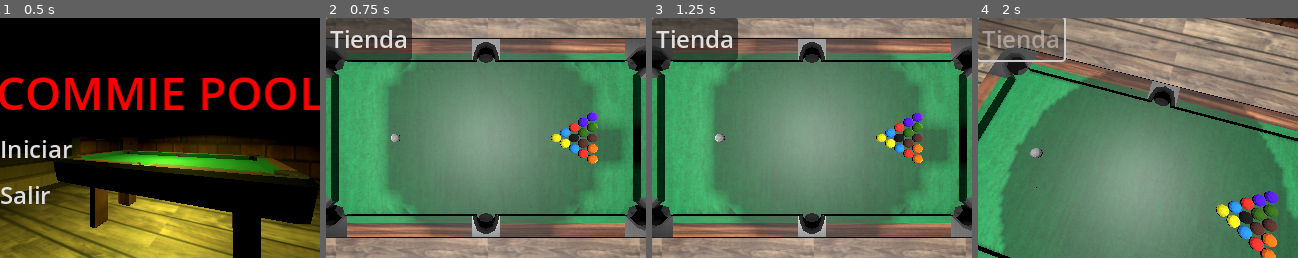
Above: before the commit, frames 1-4 (left to right).
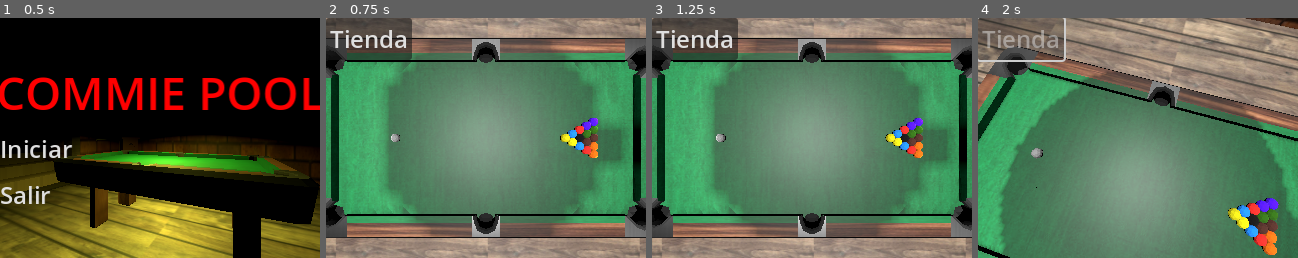
Above: after the commit, the same moments.

Repository: Corcho4433/commiepool-sourcecode
Game: Godot game, scene res://escenes/mainmenu.tscn
Same seed, same stepped clock (60 frames per second), same inputs: the game is played once before the commit and once after it.
Inputs:
- Up to frame 1 (0.5 s): no input
- Up to frame 2 (0.75 s): click "Iniciar" at 0.5 s
- Up to frame 3 (1.25 s): no input
- Up to frame 4 (2 s): click "Tienda" at 1.25 s

Frame 1 is identical in both runs. In frame 2, 1.4% of the frame differs, in the area x 70-85%, y 39-61%; in frame 3, 1.4%; in frame 4, 2.5%, in the area x 16-95%, y 54-100%.

Commit message:
pequeñois cambios

Diff:
--- a/escenes/GameEscene.tscn
+++ b/escenes/GameEscene.tscn
@@ -101,6 +101,7 @@
 
 [node name="CueMesh" type="MeshInstance3D" parent="CueComponent"]
 transform = Transform3D(-4.37114e-08, -1, 0, -4.37114e-08, 1.91069e-15, -1, 1, -4.37114e-08, -4.37114e-08, 0, 0, 0)
+visible = false
 mesh = SubResource("CylinderMesh_eik7x")
 
 [node name="Tienda" type="Button" parent="."]
--- a/escenes/objects/ball.tscn
+++ b/escenes/objects/ball.tscn
@@ -18,7 +18,7 @@
 }]
 
 [sub_resource type="SphereShape3D" id="SphereShape3D_4ndp0"]
-radius = 0.037657
+radius = 0.03
 
 [node name="pelota" type="RigidBody3D" groups=["allBalls"]]
 collision_layer = 3
--- a/escenes/objects/pool_table.tscn
+++ b/escenes/objects/pool_table.tscn
@@ -37,7 +37,7 @@
 shape = SubResource("BoxShape3D_rt8lb")
 
 [node name="Walls" type="StaticBody3D" parent="."]
-collision_layer = 0
+transform = Transform3D(1, 0, 0, 0, 1, 0, 0, 0, 1, 0.0380349, 0, 0)
 collision_mask = 3
 physics_material_override = SubResource("PhysicsMaterial_pokv6")
 
--- a/scripts/CueComponent.gd
+++ b/scripts/CueComponent.gd
@@ -21,7 +21,6 @@
 
 var ballPosition : Vector3
 var mousePosition : Vector3
-var posDifference : Vector3
 
 
 var appliedForce : Vector3
@@ -40,20 +39,21 @@
 	cueMesh.visible = isCueStickUsed
 
 	if isCueStickActive == false or isCueStickUsed == false: return
+
 	mousePosition = cameraNode.project_position(get_viewport().get_mouse_position(),1)
 	ballPosition = cueBall.position
-	getStrokePower(ballPosition,mousePosition)
+	appliedForce = getStrokePower(ballPosition,mousePosition)
 	displayCueStick()
-	displayChargeText()
+	displayChargeBar()
 
 	if Input.is_action_just_released("LeftClick"):
 		isCueStickUsed = false
 		chargeBar.visible = false
-		applyStrokePower()
-	pass
+		applyStrokePower(appliedForce, Vector3.ZERO)
 
-func applyStrokePower():
-	cueBall.apply_force(appliedForce, Vector3.ZERO)
+
+func applyStrokePower(force : Vector3, spin : Vector3):
+	cueBall.apply_force(force, spin)
 
 
 func displayCueStick():
@@ -63,39 +63,30 @@
 	cueMesh.rotation = cueRotation
 	cueMesh.position = cuePosition
 
-func displayChargeText():
-	var tags : String
+func displayChargeBar():
+	var chargeBarPosition = ballPosition - (direction * distance)
+	var minDistance = direction * -0.15
 	chargeBarPercentage = int((distance / MAX_DISTANCE) * 100)
 	chargeBar.visible = true
-	chargeBar.position = abs(Vector2(get_viewport().get_mouse_position())) * 1.03
+	chargeBar.position = cameraNode.unproject_position(chargeBarPosition + minDistance)
+
 	if oldChargeBarPercentage != chargeBarPercentage:
+		 #si en el frame no cambio la potencia no actualizar
 		oldChargeBarPercentage = chargeBarPercentage
-	else:
-		return
-	if chargeBarPercentage >= 0 and chargeBarPercentage < 20:
-		tags = "[color=aqua][wave]"
-	elif chargeBarPercentage >= 20 and chargeBarPercentage < 40:
-		tags = "[color=green][wave]"
-	elif chargeBarPercentage >= 40 and chargeBarPercentage < 60:
-		tags = "[color=yellow][wave]"
-	elif chargeBarPercentage >= 60 and chargeBarPercentage < 90:
-		tags = "[color=red][shake]"
-	elif chargeBarPercentage >= 90:
-		tags = "[shake][rainbow]"
-	chargeBar.parse_bbcode("[center]" + tags)
-	chargeBar.add_text(str(chargeBarPercentage) + "%")
-	chargeBar.pop_all()
+		setChargeBarText(chargeBarPercentage)
 
 
-func getStrokePower(ballPos: Vector3, mousePos: Vector3):
-	var forceVariation = randf_range(MIN_FORCE_VARIATION,MAX_FORCE_VARIATION)
-	posDifference = ballPos - mousePos
+
+
+func getStrokePower(ballPos: Vector3, shotPos: Vector3):
+	var forceVariation : float = randf_range(MIN_FORCE_VARIATION,MAX_FORCE_VARIATION)
+	var posDifference : Vector3  = ballPos - shotPos
 	posDifference[1] = 0
 	distance = posDifference.length()
 	direction = posDifference.normalized()
 	if distance >= MAX_DISTANCE: distance = MAX_DISTANCE
-	appliedForce = direction * (FORCE_MULTIPLIER * distance) * forceVariation
-	return appliedForce
+	return direction * (FORCE_MULTIPLIER * distance) * forceVariation
+
 
 
 
@@ -103,3 +94,23 @@
 	if Input.is_action_pressed("LeftClick") == false or isCueStickActive == false: return
 	isCueStickUsed = true
 	pass # Replace with function body.
+
+
+
+
+
+func setChargeBarText(percentage: int):
+	var tags : String
+	if percentage >= 0 and percentage < 20:
+		tags = "[color=aqua][wave]"
+	elif percentage >= 20 and percentage < 40:
+		tags = "[color=green][wave]"
+	elif percentage >= 40 and percentage < 60:
+		tags = "[color=yellow][wave]"
+	elif percentage >= 60 and percentage < 90:
+		tags = "[color=red][shake]"
+	elif percentage >= 90:
+		tags = "[shake][rainbow]"
+	chargeBar.parse_bbcode("[center]" + tags)
+	chargeBar.add_text(str(percentage) + "%")
+	chargeBar.pop_all()
--- a/scripts/TableComponent.gd
+++ b/scripts/TableComponent.gd
@@ -15,7 +15,7 @@
 		for row in range(rows):
 			var b = BallsScene.instantiate()
 			var new_position = Vector3(ofsetX + (row*dia) + (col * dia / 2), 0 , ofsetZ + (col*dia))
-			var newBallObject = BallsObject.new()
+			var newBallObject = BallObject.new()
 			add_child(b)
 			b.add_child(newBallObject)
 			newBallObject.create_ball(1, TableBallsArray.GetStartingArray()[index], "nashe", index)
--- a/scripts/ballArrays.gd
+++ b/scripts/ballArrays.gd
@@ -12,15 +12,15 @@
 
 func GenerateBalls():
 	var rows : int = 6
-	var dia = 0.05
-	var ofsetX = -0.1
-	var ofsetZ = -0.65
+	var dia = 0.03
+	var ofsetX = -0.06 #dos veces el diamentro
+	var ofsetZ = -0.65 #nashe
 	var index = 0
 	for col in range(5):
 		rows -= 1
 		for row in range(rows):
 			var new_position = Vector3(ofsetX + (row*dia) + (col * dia / 2), -0.105 , ofsetZ + (col*dia))
-			var newBallObject = BallsObject.new()
+			var newBallObject = BallObject.new()
 			var ballName = StartingArray[index]
 			var ballTexture = "res://resources/materiales/" + ballName + ".tres"
 			add_child(newBallObject)
@@ -31,31 +31,34 @@
 			index += 1
 
 func SpawnBalls():
-	for ball : BallsObject in CurrentArray:
+	for ball : BallObject in CurrentArray:
 		if ball.spawned == false:
 			ball.spawnBall()
 
 
 func DeleteBalls():
-	for ball : BallsObject in CurrentArray:
+	for ball : BallObject in CurrentArray:
+		CurrentArray = []
 		if ball.spawned == true:
 			ball.deleteBall()
-	CurrentArray = []
 
-func ChangeBall(index:int, newBallName : String = "Ball1" , newBallMass : float = 1, _newBallTexture : String = "dea"):
-	var ball : BallsObject = CurrentArray[index]
+
+func ChangeBall(index:int, newBallName : String = "Ball1" , newBallMass : float = 1):
+	var ball : BallObject = CurrentArray[index]
+	var newTexture = load("res://resources/materiales/"+newBallName+".tres")
 	ball.setBallName(newBallName)
 	ball.setBallMass(newBallMass)
-	ball.setBallTexture(load("res://resources/materiales/"+newBallName+".tres"))
+	ball.setBallTexture(newTexture)
+	ball.applyBallTexture()
 	pass
 
 func VisibilityTogle(visibility : bool):
-	for ball : BallsObject in CurrentArray:
+	for ball : BallObject in CurrentArray:
 		if ball.spawned == true:
 			ball.get_node("pelota").visible = visibility
 
 
-func DeleteBall(ball : BallsObject):
+func DeleteBall(ball : BallObject):
 	var pos = CurrentArray.find(ball)
 	ball.deleteBall()
 	CurrentArray.pop_at(pos)
--- a/scripts/ballObject.gd
+++ b/scripts/ballObject.gd
@@ -1,5 +1,5 @@
 extends Node
-class_name BallsObject
+class_name BallObject
 
 var ballScene : PackedScene = load("res://escenes/objects/ball.tscn")
 var ballName : String
@@ -20,8 +20,8 @@
 func setBallTexture(newBallTexture : Material):
 	ballTexture = newBallTexture
 
-func applyBallTexture(mesh):
-	mesh.set_surface_override_material(0,ballTexture)
+func applyBallTexture():
+	ballMesh.set_surface_override_material(0,ballTexture)
 
 
 func setBallPosition(newBallPosition : Vector3):
@@ -40,15 +40,13 @@
 	ballMesh =  ball.get_node("MeshInstance3D")
 	ballRigidBody = ball
 	spawned = true
-	applyBallTexture(ballMesh)
 	add_child(ball)
+	applyBallTexture()
 	ball.position = ballPosition
 
 
 func deleteBall():
-	spawned = false
-	get_node("pelota").free()
-	pass
+	queue_free()
 
 func setVisibilityBall(newVisibility : bool):
 	if !spawned: return
--- a/scripts/mains.gd
+++ b/scripts/mains.gd
@@ -36,7 +36,7 @@
 	if Input.is_action_just_pressed("ChangeBall"):
 		var longitud = ball_array.CurrentArray.size() - 1
 		for i in longitud:
-			ball_array.ChangeBall(randi_range(1,longitud), "Ball" + str(randi_range(1,15)))
+			ball_array.ChangeBall(randi_range(1,longitud) , "Ball" + str(randi_range(1,15)))
 
 	if Input.is_action_just_pressed("VisibiltyToggle"):
 		active = !active
Not shown, added: escenes/GamD085.tmp
